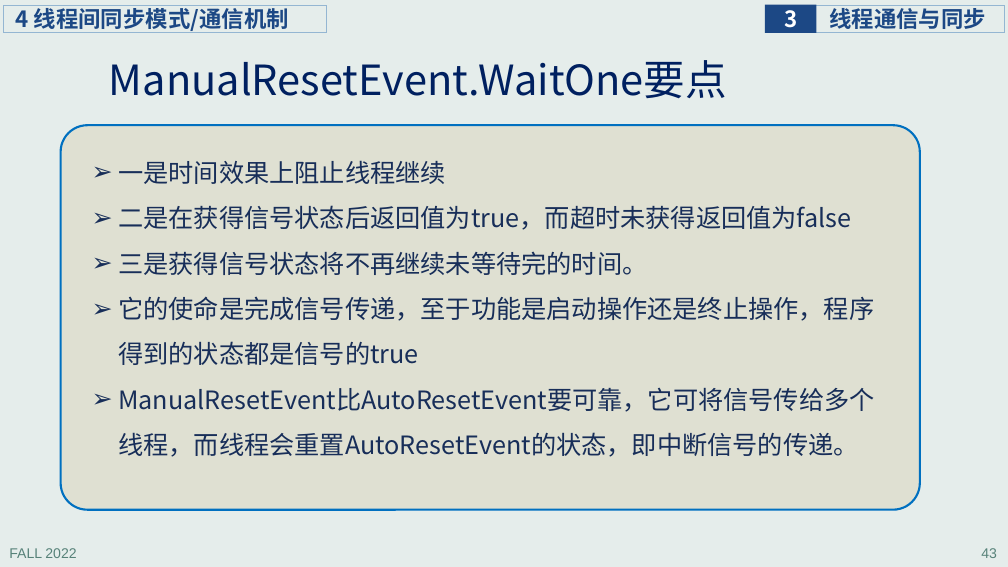
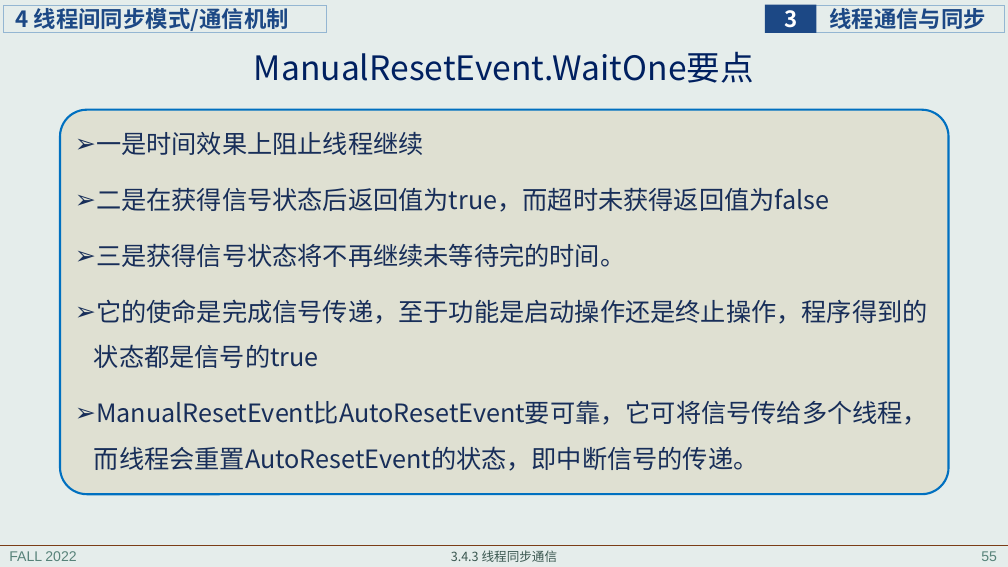
Before and after one commit to principleWindows/win-principle-2022, a slide deck: slide 55 of slides/instruction/principleWindows_3.pptx (slide 43 before the commit). Drawn at 1008x567 pixels with LibreOffice and Linux fonts; fonts in the diff are those of the drawing. Boxes give left, top, right and bottom in pixels: in the first picture for what was removed or moved away, otherwise in the second. Text is boxed around its words. In the diff, an @@ line names an element or a change of style, - is before the commit and + after.

```diff
--- a/slides/instruction/principleWindows_3.pptx
+++ b/slides/instruction/principleWindows_3.pptx
@@ title "ManualResetEvent.WaitOne要点": place and size @@
-title "ManualResetEvent.WaitOne要点" at box(109, 60, 727, 99)
+title "ManualResetEvent.WaitOne要点" at box(254, 51, 754, 83)
@@ title "ManualResetEvent.WaitOne要点" at box(254, 51, 754, 83): size 39.6 to 32 pt; alignment left to centre @@
@@ rounded rectangle: place and size @@
-rounded rectangle at box(60, 126, 920, 510)
+rounded rectangle at box(60, 110, 948, 495)
@@ text "一是时间效果上阻止线程继续" rewrapped from box(118, 160, 874, 457) to box(94, 131, 928, 471) @@
@@ line added from (0, 545) to (1008, 545), #7B3D17 0.5 pt @@
@@ text added at box(451, 550, 558, 562), 12 pt, text #3A5750 @@
+3.4.3 线程同步通信
@@ page number removed at box(981, 548, 997, 558) @@
-43
@@ page number added at box(981, 551, 997, 561), 13.3 pt, text #578279 @@
+55
```
Also in this commit, not shown: 52 other slides changed, 19 slides added, 1 slide removed, 7 other files.
